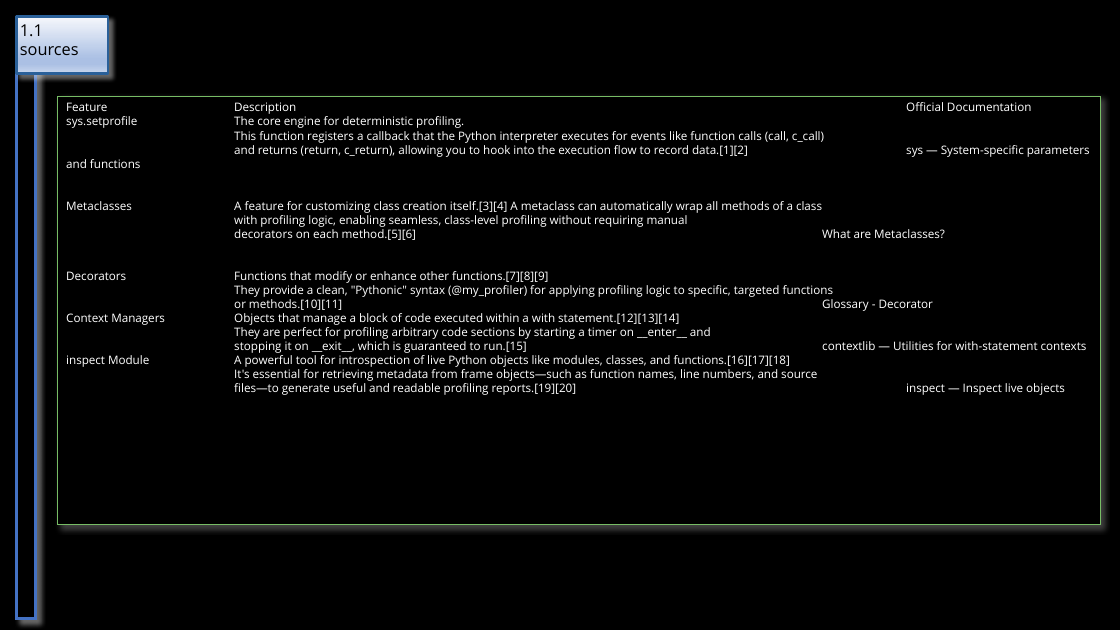
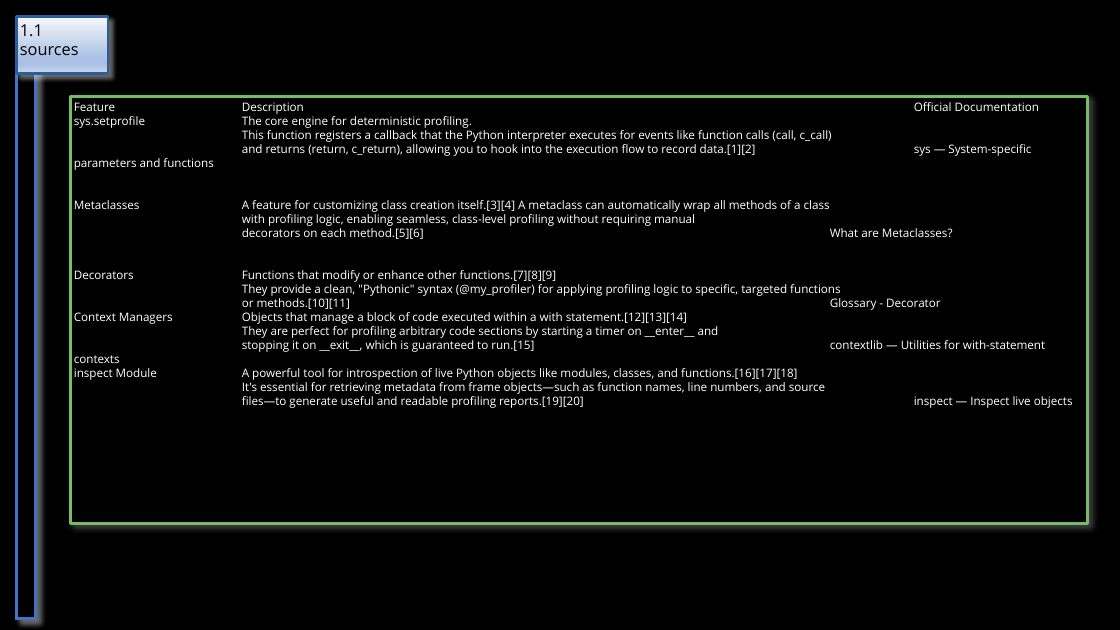
Before and after one commit to 1010836/portfolio, a slide deck: slide 2 of python/_reference/profile.odp. Drawn at 1120x630 pixels with LibreOffice and Linux fonts; fonts in the diff are those of the drawing. Boxes give left, top, right and bottom in pixels: in the first picture for what was removed or moved away, otherwise in the second. Text is boxed around its words. In the diff, an @@ line names an element or a change of style, - is before the commit and + after.

Commit message:
fix: profile

```diff
--- a/python/_reference/profile.odp
+++ b/python/_reference/profile.odp
@@ rectangle "Feature Description Official Documentation" resized from (x1=58, y1=97, x2=1101, y2=525) to (x1=71, y1=97, x2=1088, y2=524) @@
@@ rectangle "Feature Description Official Documentation" at (x1=71, y1=97, x2=1088, y2=524): outline #77BC65 0 pt to #77BC65 2.83 pt @@
```
Also in this commit, not shown: 2 other slides changed, 4 slides added, 1 other file.
